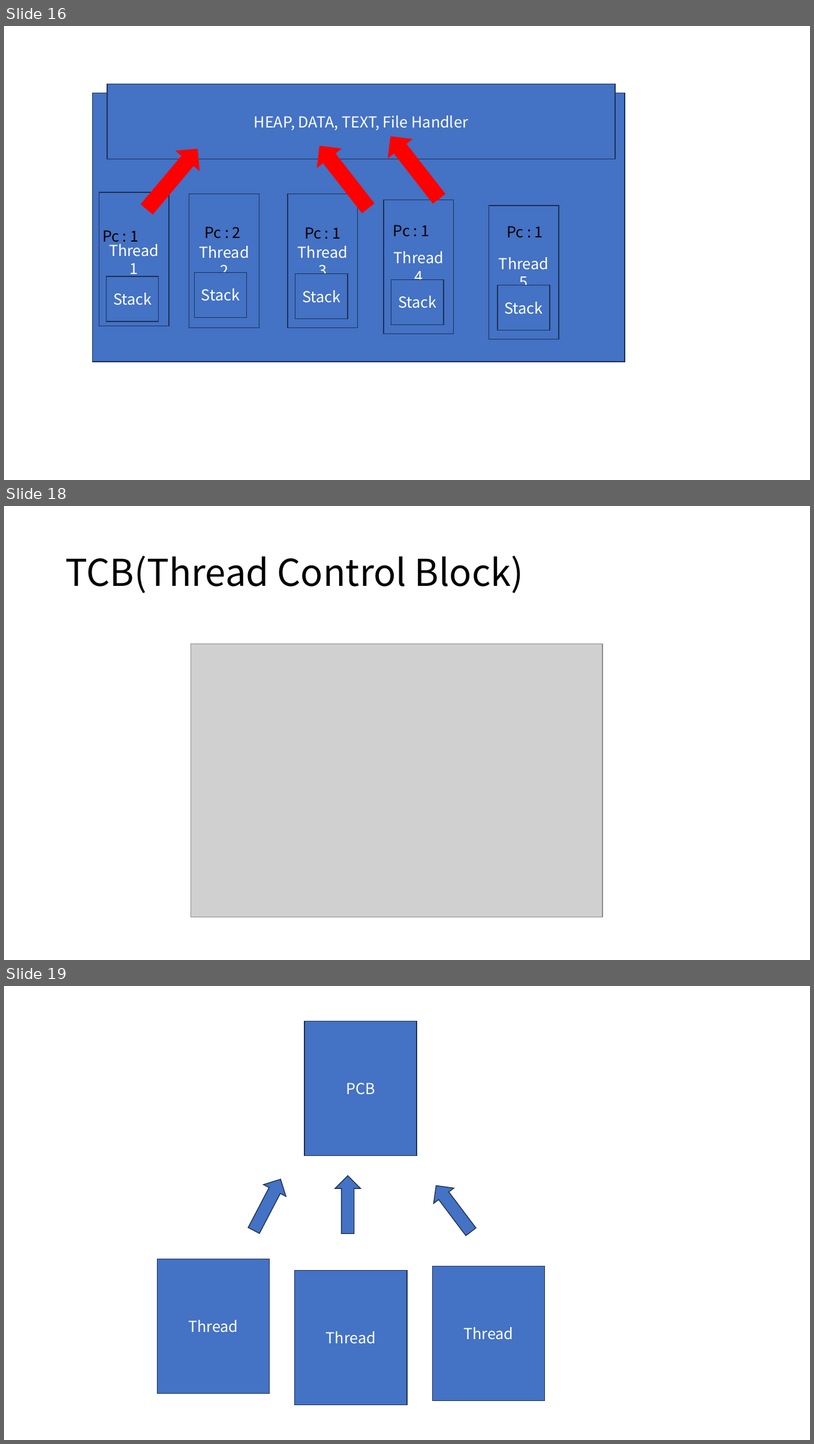
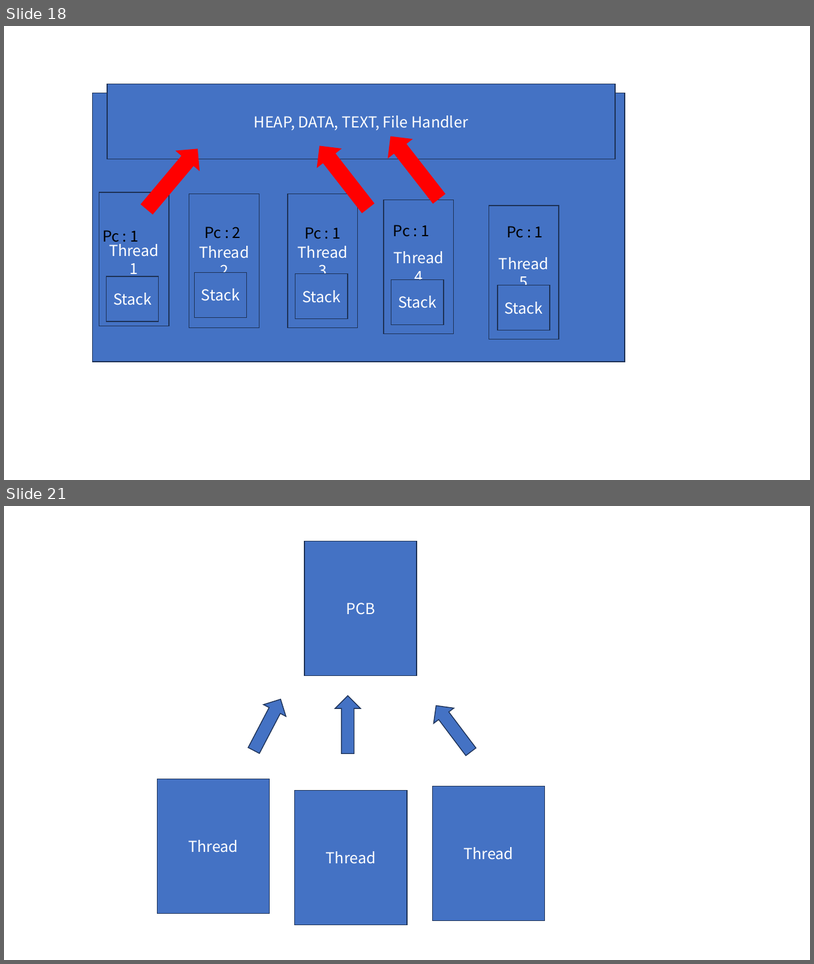
Before and after one commit to Baskervir/simcoding_jm, a slide deck: hy/수업자료/6주차 멀티쓰레딩/Multi Threading.pptx. Shown one above the other, each under a label of ours: slides 16, 18 and 19 before the commit, slides 18 and 21 after it; the slides between them are not shown. The pictures are 814x1444 and 814x964 pixels, drawn with LibreOffice and Linux fonts; fonts in the diff are those of the drawing; grey boxes stand for pictures. Boxes give left, top, right and bottom in pixels: in the first picture for what was removed or moved away, otherwise in the second. Text is boxed around its words. In the diff, an @@ line names an element or a change of style, - is before the commit and + after.

```diff
--- a/hy/수업자료/6주차 멀티쓰레딩/Multi Threading.pptx
+++ b/hy/수업자료/6주차 멀티쓰레딩/Multi Threading.pptx
@@ slide 18 removed at box(4, 506, 810, 960), background #FFFFFF @@
@@ title removed at box(65, 556, 524, 593) @@
-TCB(Thread Control Block)
@@ picture removed at box(191, 643, 603, 916) @@
@@ what was slide 16 is now slide 18 @@
@@ what was slide 19 is now slide 21 @@
```
Also in this commit, not shown: 4 slides changed, 4 slides added, 4 other files.
